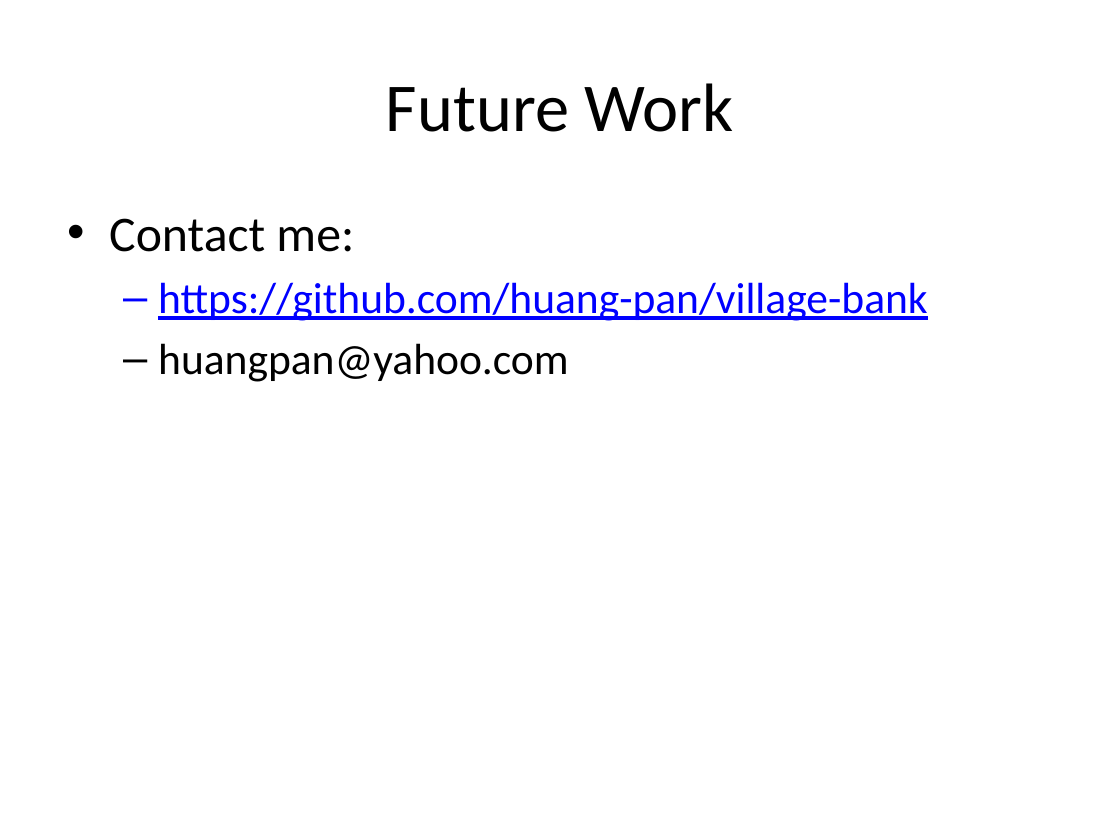
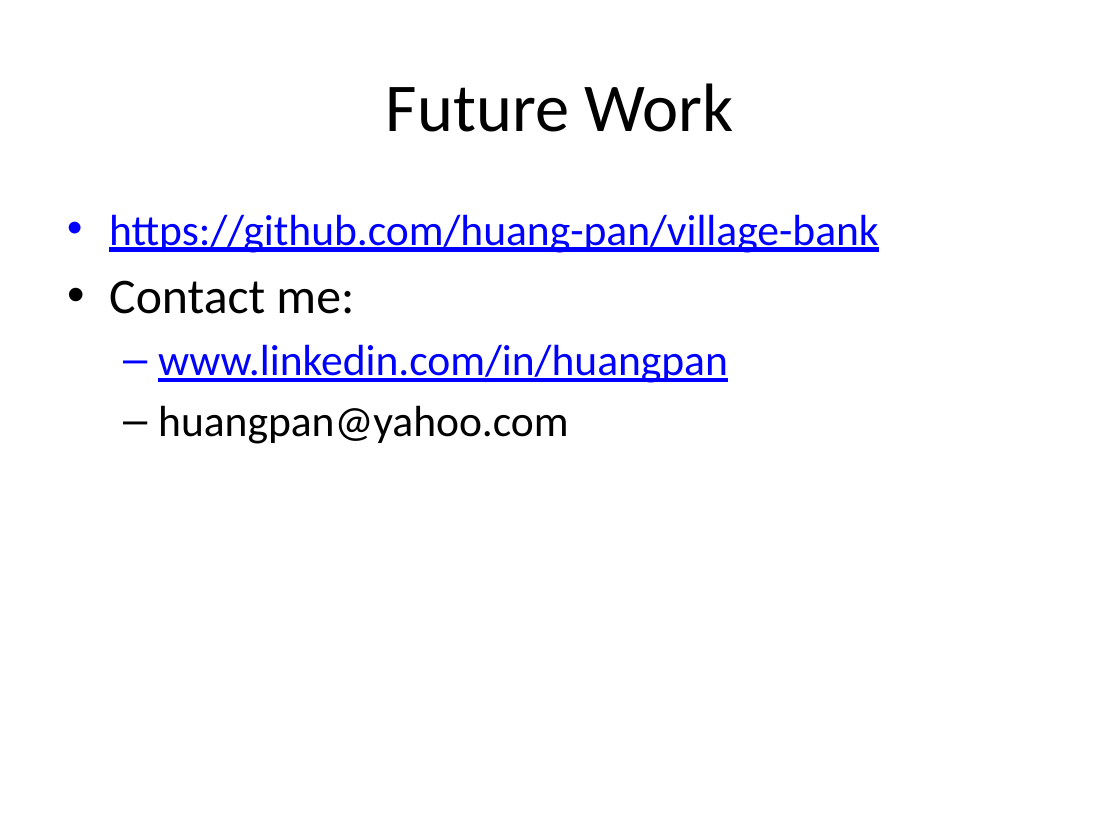
Before and after one commit to huang-pan/village-bank, a slide deck: slide 7 of Village Bank Short.pptx. Drawn at 1120x840 pixels with LibreOffice and Linux fonts; fonts in the diff are those of the drawing. Boxes give left, top, right and bottom in pixels: in the first picture for what was removed or moved away, otherwise in the second. Text is boxed around its words. In the diff, an @@ line names an element or a change of style, - is before the commit and + after.

```diff
--- a/Village Bank Short.pptx
+++ b/Village Bank Short.pptx
@@ text at (x1=109, y1=214, x2=878, y2=253): paragraph added @@
+  • https://github.com/huang-pan/village-bank
@@ text at (x1=158, y1=344, x2=728, y2=383): text changed @@
-  – https://github.com/huang-pan/village-bank
+  – www.linkedin.com/in/huangpan
```
Also in this commit, not shown: 4 other files.
